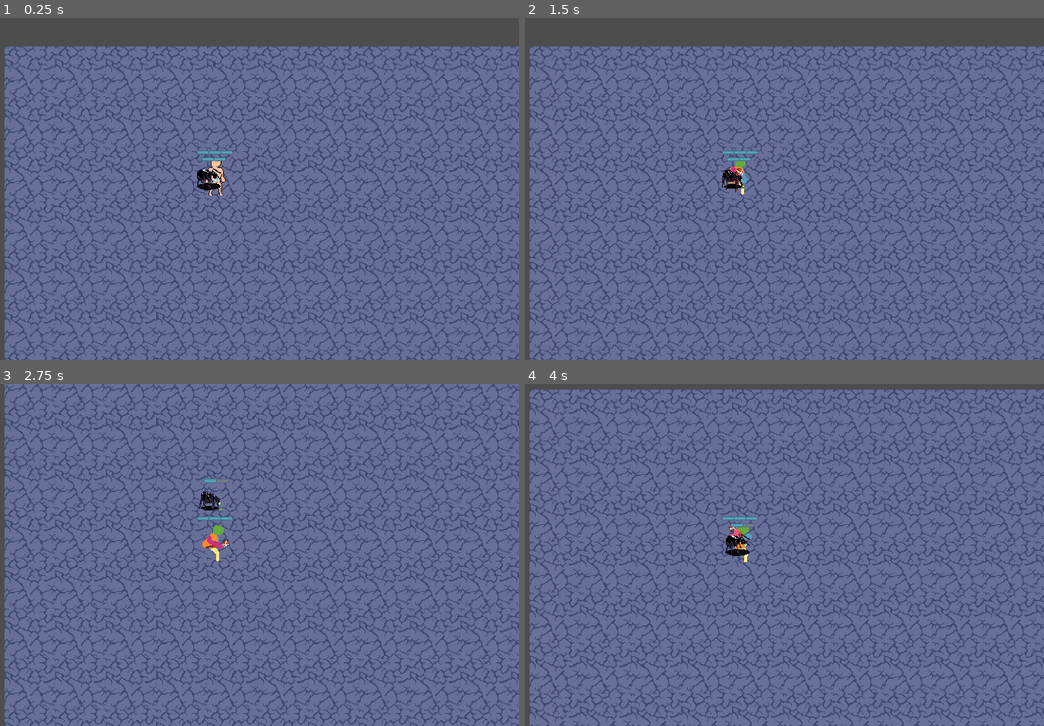
Above: before the commit, frames 1-4 (two rows, left to right).
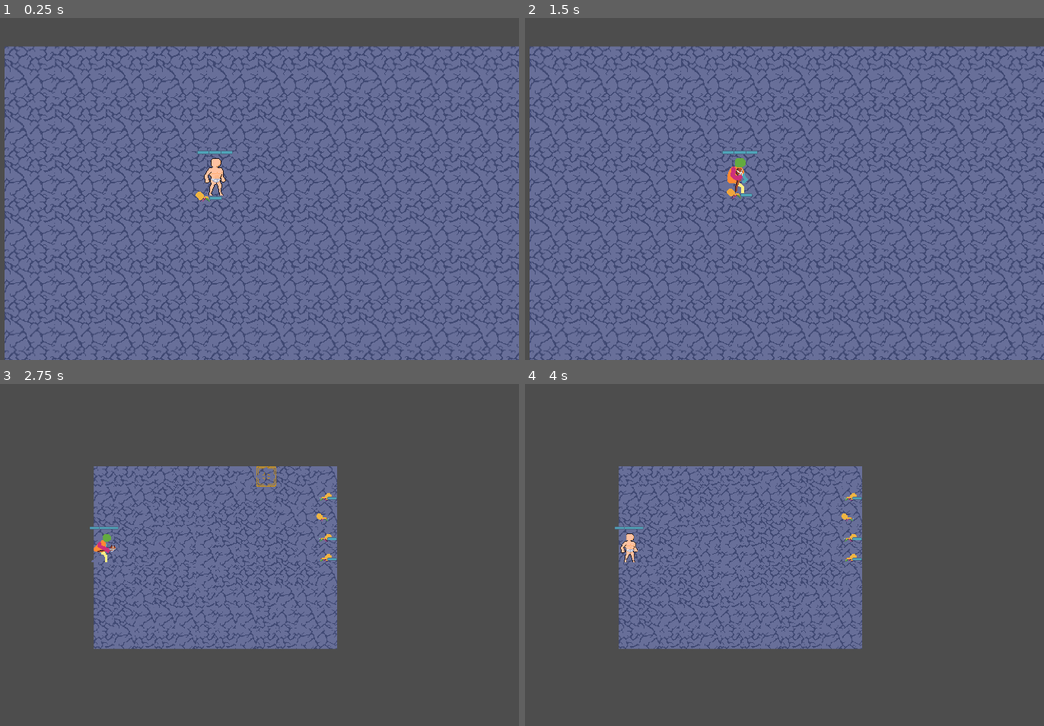
Above: after the commit, the same moments.

Repository: Naitais/battle-and-exploration-mode
Game: Godot game, scene res://scenes/main.tscn
Two runs of this game, one before a commit and one after it. Both use one fixed random seed, a clock stepped at 60 frames per second and the inputs below.
Inputs (mouse positions are in pixels of both pictures, inside the frame that each line leads up to):
- Up to frame 1 (0.25 s): no input
- Up to frame 2 (1.5 s): tap Enter at 0.5 s; move the mouse to (732, 178) at 0.52 s; press the mouse at (732, 178) at 0.53 s; hold D (right) 0.53-1.28 s; move the mouse to (732, 178) at 1.27 s; release the mouse at (732, 178) at 1.28 s; hold S (down) from 1.28 s (still down); click (732, 178) at 1.35 s
- Up to frame 3 (2.75 s): move the mouse to (275, 479) at 2.02 s; release S (down) at 2.03 s; press the mouse at (275, 479) at 2.03 s; hold D (right) from 2.03 s (still down)
- Up to frame 4 (4 s): move the mouse to (711, 623) at 2.77 s; release D (right) at 2.78 s; release the mouse at (711, 623) at 2.78 s; hold W (up) 2.78-3.53 s; click (711, 623) at 2.85 s; move the mouse to (924, 606) at 3.52 s; press the mouse at (924, 606) at 3.53 s; hold A (left) from 3.53 s (still down)

The runs differ from the first frame. In frame 1, 0.3% of the frame differs, in the area x 37-44%, y 40-54%; in frame 2, 0.3%; in frame 3, 83%, in the area x 0-100%, y 0-100%; in frame 4, 82%.

Commit message:
added new mob spiderling for testing

Diff:
--- a/mob_pack.gd
+++ b/mob_pack.gd
@@ -17,9 +17,9 @@
 #venomweaver
 
 var mobs_and_paths: Dictionary = {
-	"spider": "res://scenes/spider.tscn",
-	"slime": "res://scenes/spider.tscn",
-	"goblin": "res://scenes/spider.tscn"
+	"spider": "res://scenes/spiderling.tscn",
+	"spiderling": "res://scenes/spiderling.tscn",
+	"goblin": "res://scenes/spiderling.tscn"
 	}
 
 # Called when the node enters the scene tree for the first time.
--- a/scenes/cave_combat_map.tscn
+++ b/scenes/cave_combat_map.tscn
@@ -1,7 +1,7 @@
 [gd_scene load_steps=12 format=3 uid="uid://ocdfdkaa7r74"]
 
 [ext_resource type="PackedScene" uid="uid://cp83aqs75i6ld" path="res://scenes/base_map.tscn" id="1_mn0ln"]
-[ext_resource type="Script" path="res://scenes/cave_combat_map.gd" id="2_o4sv2"]
+[ext_resource type="Script" path="res://scripts/cave_combat_map.gd" id="2_d6dc5"]
 [ext_resource type="Texture2D" uid="uid://4loimtxghujo" path="res://tiles/cave_tile.png" id="2_twfp8"]
 [ext_resource type="Texture2D" uid="uid://cyq51sfes50lg" path="res://tiles/selected_tile.png" id="3_ma1gs"]
 [ext_resource type="Script" path="res://scripts/TileMap.gd" id="3_yyxpq"]
@@ -37,7 +37,7 @@
 size = Vector2(63, 288)
 
 [node name="cave_combat_map" instance=ExtResource("1_mn0ln")]
-script = ExtResource("2_o4sv2")
+script = ExtResource("2_d6dc5")
 
 [node name="TileMap" parent="." index="0"]
 tile_set = SubResource("TileSet_oiwxh")
--- a/scenes/spider.tscn
+++ b/scenes/spider.tscn
@@ -286,7 +286,7 @@
 
 [node name="spider" instance=ExtResource("1_4igrd")]
 position = Vector2(-2, -27)
-max_hitpoints = 2
+max_hitpoints = 1
 hitpoints = 2
 speed = 15
 type = " arachnid"
--- /dev/null
+++ b/scenes/spiderling.tscn
@@ -0,0 +1,222 @@
+[gd_scene load_steps=15 format=3 uid="uid://cwsuimnqypd62"]
+
+[ext_resource type="PackedScene" uid="uid://c23mkal03nk45" path="res://scenes/mob.tscn" id="1_ei46i"]
+[ext_resource type="Texture2D" uid="uid://bmbe4fny2b7o" path="res://sprites/spiderling_sprite_sheet-Sheet.png" id="2_p8qhc"]
+[ext_resource type="Texture2D" uid="uid://bjhpfubhidxib" path="res://icons/spiderling_icon.png" id="3_0t8vt"]
+
+[sub_resource type="CapsuleShape2D" id="CapsuleShape2D_c2ml3"]
+radius = 1.0
+height = 16.0
+
+[sub_resource type="Animation" id="Animation_ju61k"]
+resource_name = "take_damage"
+tracks/0/type = "value"
+tracks/0/imported = false
+tracks/0/enabled = true
+tracks/0/path = NodePath("AnimatedSprite2D:animation")
+tracks/0/interp = 1
+tracks/0/loop_wrap = true
+tracks/0/keys = {
+"times": PackedFloat32Array(0),
+"transitions": PackedFloat32Array(1),
+"update": 1,
+"values": [&"idle"]
+}
+tracks/1/type = "value"
+tracks/1/imported = false
+tracks/1/enabled = true
+tracks/1/path = NodePath("AnimatedSprite2D:frame")
+tracks/1/interp = 1
+tracks/1/loop_wrap = true
+tracks/1/keys = {
+"times": PackedFloat32Array(0, 0.1, 0.2),
+"transitions": PackedFloat32Array(1, 1, 1),
+"update": 1,
+"values": [0, 0, 0]
+}
+tracks/2/type = "value"
+tracks/2/imported = false
+tracks/2/enabled = true
+tracks/2/path = NodePath("AnimatedSprite2D:self_modulate")
+tracks/2/interp = 1
+tracks/2/loop_wrap = true
+tracks/2/keys = {
+"times": PackedFloat32Array(0, 0.2, 0.4, 0.6, 0.8),
+"transitions": PackedFloat32Array(1, 1, 1, 1, 1),
+"update": 0,
+"values": [Color(1, 1, 1, 1), Color(1, 0, 0, 1), Color(1, 1, 1, 1), Color(1, 0, 0, 1), Color(1, 1, 1, 1)]
+}
+
+[sub_resource type="Animation" id="Animation_q1xqn"]
+length = 0.001
+tracks/0/type = "value"
+tracks/0/imported = false
+tracks/0/enabled = true
+tracks/0/path = NodePath("AnimatedSprite2D:animation")
+tracks/0/interp = 1
+tracks/0/loop_wrap = true
+tracks/0/keys = {
+"times": PackedFloat32Array(0),
+"transitions": PackedFloat32Array(1),
+"update": 1,
+"values": [&"idle"]
+}
+tracks/1/type = "value"
+tracks/1/imported = false
+tracks/1/enabled = true
+tracks/1/path = NodePath("AnimatedSprite2D:frame")
+tracks/1/interp = 1
+tracks/1/loop_wrap = true
+tracks/1/keys = {
+"times": PackedFloat32Array(0),
+"transitions": PackedFloat32Array(1),
+"update": 1,
+"values": [0]
+}
+tracks/2/type = "value"
+tracks/2/imported = false
+tracks/2/enabled = true
+tracks/2/path = NodePath("AnimatedSprite2D:self_modulate")
+tracks/2/interp = 1
+tracks/2/loop_wrap = true
+tracks/2/keys = {
+"times": PackedFloat32Array(0),
+"transitions": PackedFloat32Array(1),
+"update": 0,
+"values": [Color(1, 1, 1, 1)]
+}
+
+[sub_resource type="Animation" id="Animation_nyiyr"]
+resource_name = "spiderling_basic_attack"
+tracks/0/type = "value"
+tracks/0/imported = false
+tracks/0/enabled = true
+tracks/0/path = NodePath("AnimatedSprite2D:animation")
+tracks/0/interp = 1
+tracks/0/loop_wrap = true
+tracks/0/keys = {
+"times": PackedFloat32Array(0),
+"transitions": PackedFloat32Array(1),
+"update": 1,
+"values": [&"idle"]
+}
+tracks/1/type = "value"
+tracks/1/imported = false
+tracks/1/enabled = true
+tracks/1/path = NodePath("AnimatedSprite2D:frame")
+tracks/1/interp = 1
+tracks/1/loop_wrap = true
+tracks/1/keys = {
+"times": PackedFloat32Array(0),
+"transitions": PackedFloat32Array(1),
+"update": 1,
+"values": [0]
+}
+
+[sub_resource type="AnimationLibrary" id="AnimationLibrary_qf6fe"]
+_data = {
+"RESET": SubResource("Animation_q1xqn"),
+"spiderling_basic_attack": SubResource("Animation_nyiyr"),
+"take_damage": SubResource("Animation_ju61k")
+}
+
+[sub_resource type="AtlasTexture" id="AtlasTexture_q40ga"]
+atlas = ExtResource("2_p8qhc")
+region = Rect2(0, 32, 64, 32)
+
+[sub_resource type="SpriteFrames" id="SpriteFrames_lacya"]
+animations = [{
+"frames": [{
+"duration": 1.0,
+"texture": SubResource("AtlasTexture_q40ga")
+}],
+"loop": true,
+"name": &"idle",
+"speed": 5.0
+}]
+
+[sub_resource type="CapsuleShape2D" id="CapsuleShape2D_2epd6"]
+radius = 4.9641
+height = 18.8564
+
+[sub_resource type="RectangleShape2D" id="RectangleShape2D_s1u0e"]
+size = Vector2(8, 9)
+
+[sub_resource type="CircleShape2D" id="CircleShape2D_mx0wv"]
+radius = 13.0384
+
+[sub_resource type="CapsuleShape2D" id="CapsuleShape2D_d3iet"]
+radius = 5.0
+height = 16.0
+
+[node name="spiderling" instance=ExtResource("1_ei46i")]
+max_hitpoints = 1
+hitpoints = 1
+speed = 20
+type = " arachnid"
+metadata/_edit_lock_ = true
+
+[node name="CollisionShape2D" parent="." index="1"]
+position = Vector2(-5, 5)
+rotation = 1.5708
+shape = SubResource("CapsuleShape2D_c2ml3")
+
+[node name="AnimationPlayer" parent="." index="2"]
+libraries = {
+"": SubResource("AnimationLibrary_qf6fe")
+}
+
+[node name="AnimatedSprite2D" parent="." index="3"]
+position = Vector2(-5, -1)
+scale = Vector2(0.5, 0.5)
+sprite_frames = SubResource("SpriteFrames_lacya")
+animation = &"idle"
+metadata/_edit_lock_ = true
+
+[node name="CollisionShape2D" parent="Hurtbox" index="0"]
+position = Vector2(-2, 2)
+rotation = -2.0944
+shape = SubResource("CapsuleShape2D_2epd6")
+
+[node name="CollisionShape2D" parent="Hitbox" index="0"]
+position = Vector2(-12, 2)
+shape = SubResource("RectangleShape2D_s1u0e")
+
+[node name="AttackState" parent="StateMachine" index="2" node_paths=PackedStringArray("actor", "animation_player", "hitbox_collision", "basic_attack_detection_area", "animated_sprite")]
+actor = NodePath("../..")
+animation_player = NodePath("../../AnimationPlayer")
+hitbox_collision = NodePath("../../Hitbox/CollisionShape2D")
+basic_attack_detection_area = NodePath("../../basic_attack_area/CollisionShape2D")
+animated_sprite = NodePath("../../AnimatedSprite2D")
+animation_name = "spiderling_basic_attack"
+
+[node name="HurtState" parent="StateMachine" index="3" node_paths=PackedStringArray("hitpoints_container")]
+animation_name = "take_damage"
+hitpoints_container = NodePath("../../hitpoints_container")
+
+[node name="CollisionShape2D" parent="basic_attack_area" index="0"]
+position = Vector2(-4, 0)
+shape = SubResource("CircleShape2D_mx0wv")
+
+[node name="empty_hitpoints_container" parent="." index="9" node_paths=PackedStringArray("actor", "empty_hitpoints_container")]
+actor = NodePath("..")
+empty_hitpoints_container = NodePath(".")
+
+[node name="hitpoints_container" parent="." index="10" node_paths=PackedStringArray("actor", "hitpoints_container")]
+actor = NodePath("..")
+hitpoints_container = NodePath(".")
+
+[node name="mob_icon" parent="." index="11"]
+visible = false
+texture = ExtResource("3_0t8vt")
+
+[node name="CollisionShape2D" parent="tooltip_info_area" index="0"]
+position = Vector2(-2, 1)
+rotation = 1.08734
+shape = SubResource("CapsuleShape2D_d3iet")
+
+[connection signal="area_entered" from="Hurtbox" to="." method="_on_hurtbox_area_entered"]
+[connection signal="body_entered" from="objective_detection_area" to="." method="_on_objective_detection_area_body_entered"]
+[connection signal="body_exited" from="objective_detection_area" to="." method="_on_objective_detection_area_body_exited"]
+[connection signal="body_entered" from="basic_attack_area" to="." method="_on_basic_attack_area_body_entered"]
+[connection signal="body_exited" from="basic_attack_area" to="." method="_on_basic_attack_area_body_exited"]
--- a/scripts/mob.gd
+++ b/scripts/mob.gd
@@ -84,6 +84,7 @@
 	manage_mob_pack_tooltip_ui()
 
 func _on_objective_detection_area_body_entered(body):
+	print(body)
 	#emito señales para que se cambie el estado de la state machine
 	if body == GlobalVar.player:
 		wander_state.objective_found.emit()
Binary file added: icons/spiderling_icon.aseprite
Binary file added: icons/spiderling_icon.png
Not shown, added: icons/spiderling_icon.png.import
Renamed: scenes/cave_combat_map.gd -> scripts/cave_combat_map.gd
Binary file added: sprites/spiderling_sprite_sheet-Sheet-Sheet.png
Not shown, added: sprites/spiderling_sprite_sheet-Sheet-Sheet.png.import
Binary file added: sprites/spiderling_sprite_sheet-Sheet.png
Not shown, added: sprites/spiderling_sprite_sheet-Sheet.png.import
Binary file added: sprites/spiderling_sprite_sheet.aseprite
Binary file added: sprites/spiderling_sprite_sheet.png
Not shown, added: sprites/spiderling_sprite_sheet.png.import
